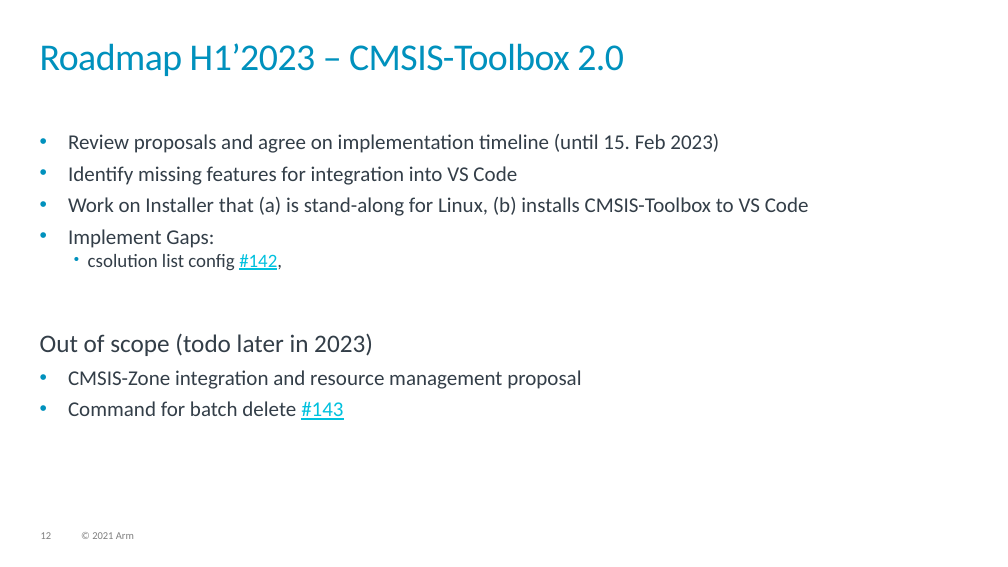
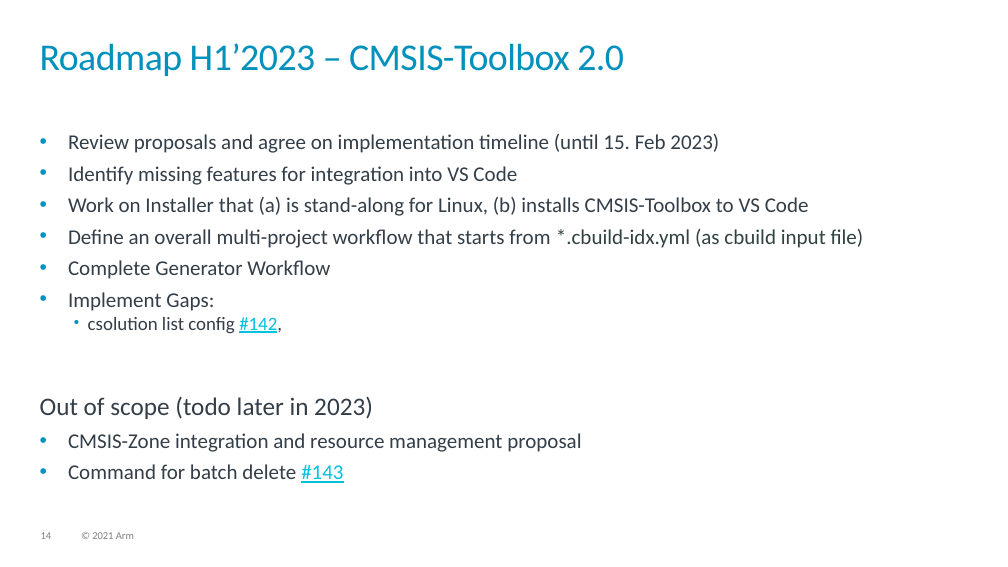
Before and after one commit to Open-CMSIS-Pack/devtools, a slide deck: slide 14 of tools/projmgr/docs/Manual/images/overview.pptx (slide 12 before the commit). Drawn at 1008x567 pixels with LibreOffice and Linux fonts; fonts in the diff are those of the drawing. Boxes give left, top, right and bottom in pixels: in the first picture for what was removed or moved away, otherwise in the second. Text is boxed around its words. In the diff, an @@ line names an element or a change of style, - is before the commit and + after.

```diff
--- a/tools/projmgr/docs/Manual/images/overview.pptx
+++ b/tools/projmgr/docs/Manual/images/overview.pptx
@@ text at (68, 229, 864, 279): paragraphs added @@
+• Define an overall multi-project workflow that starts from *.cbuild-idx.yml (as cbuild input file)
+• Complete Generator Workflow
@@ page number at (41, 532, 52, 539): text changed @@
-12
+14
```
Also in this commit, not shown: 1 other slide changed, 2 slides added, 8 other files.
